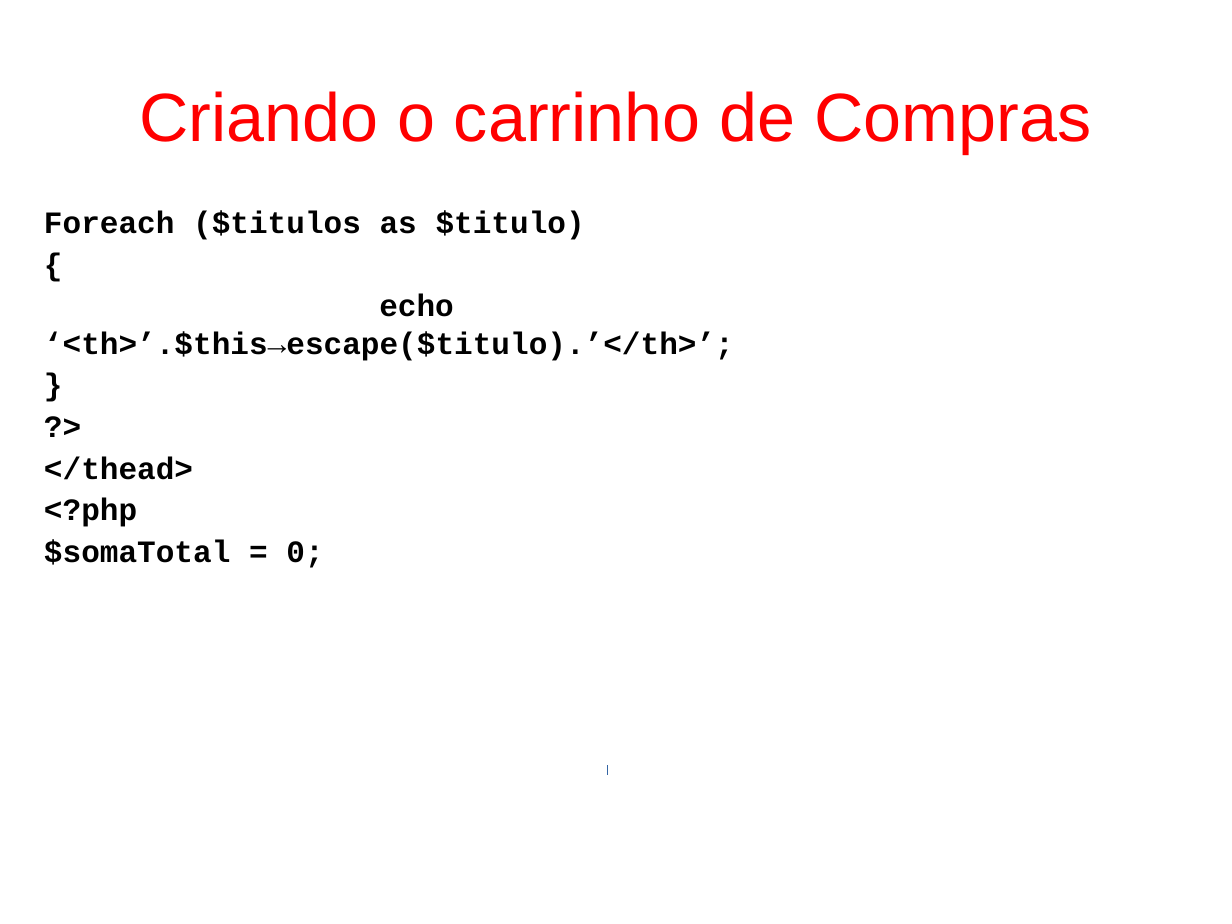
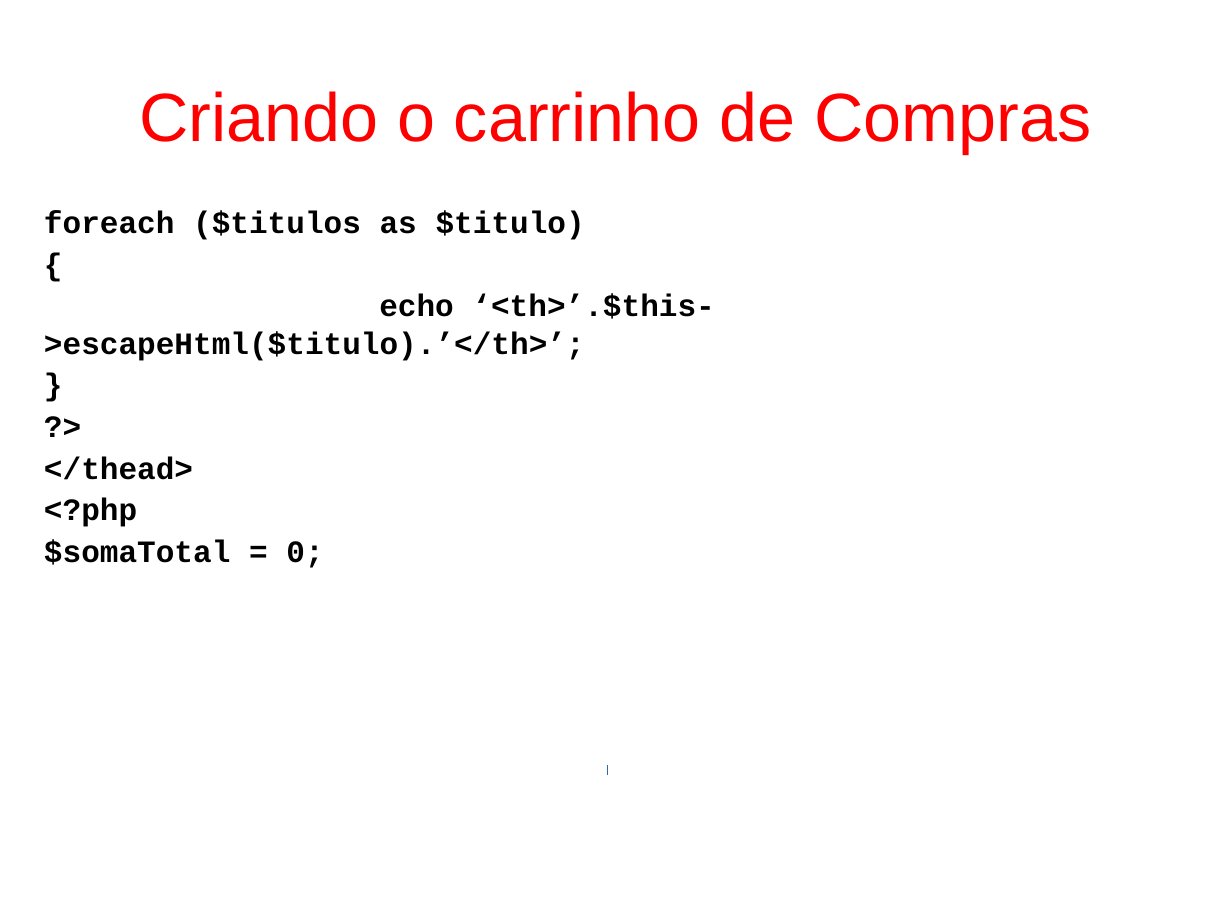
Before and after one commit to fgsl/lojasacme, a slide deck: slide 84 of docs/tutorial.odp. Drawn at 1232x924 pixels with LibreOffice and Linux fonts; fonts in the diff are those of the drawing. Boxes give left, top, right and bottom in pixels: in the first picture for what was removed or moved away, otherwise in the second. Text is boxed around its words. In the diff, an @@ line names an element or a change of style, - is before the commit and + after.

```diff
--- a/docs/tutorial.odp
+++ b/docs/tutorial.odp
@@ text at bbox=[44, 211, 585, 240]: text changed @@
-Foreach ($titulos as $titulo)
+foreach ($titulos as $titulo)
@@ text at bbox=[44, 294, 714, 361]: text changed @@
-echo ‘<th>’.$this→escape($titulo).’</th>’;
+echo ‘<th>’.$this->escapeHtml($titulo).’</th>’;
```
Also in this commit, not shown: 2 other slides changed, 4 slides removed, 3 other files.
